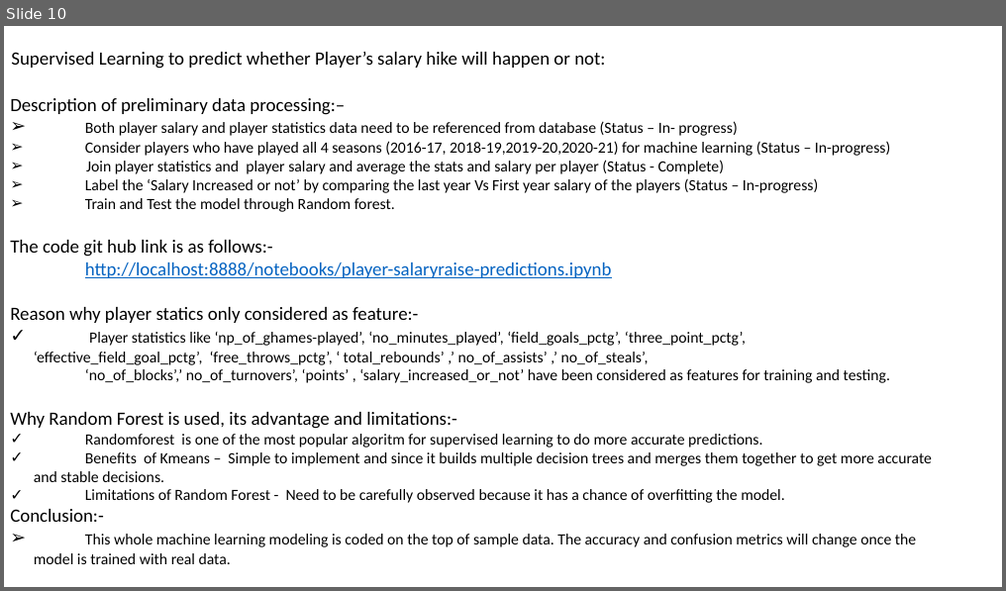
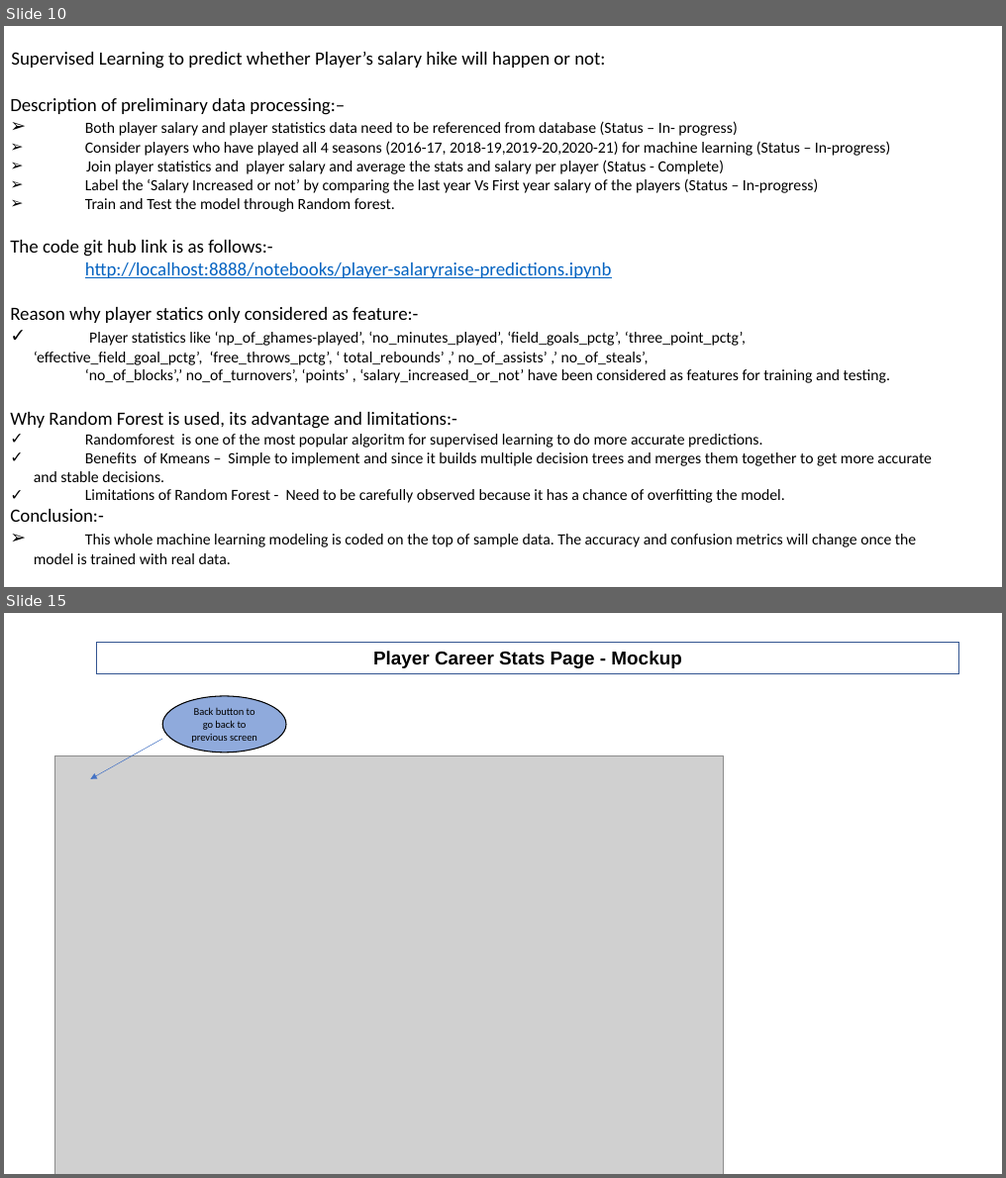
Before and after one commit to asitkumar26/nba-player-analytics, a slide deck: Presentation/NBA Player Analytics- Week 2 Deliverables.pptx. Shown one above the other, each under a label of ours: slide 10 before the commit, slides 10 and 15 after it; the slides between them are not shown. The pictures are 1006x591 and 1006x1178 pixels, drawn with LibreOffice and Linux fonts; fonts in the diff are those of the drawing; grey boxes stand for pictures. Boxes give left, top, right and bottom in pixels: in the first picture for what was removed or moved away, otherwise in the second. Text is boxed around its words. In the diff, an @@ line names an element or a change of style, - is before the commit and + after.

```diff
--- a/Presentation/NBA Player Analytics- Week 2 Deliverables.pptx
+++ b/Presentation/NBA Player Analytics- Week 2 Deliverables.pptx
@@ slide 15 added at bbox=[4, 613, 1002, 1174], background #FFFFFF @@
@@ rectangle added at bbox=[97, 642, 958, 673], outline #325491 1 pt, 18 pt, text #000000, bold @@
+Player Career Stats Page - Mockup
@@ ellipse added at bbox=[162, 696, 286, 753], fill #8FAADC, outline #000000 1 pt, 10 pt, text #000000 @@
+Back button to go back to previous screen
@@ picture added at bbox=[54, 756, 724, 1174] @@
@@ arrow added from (162, 739) to (91, 779), #4472C4 0.5 pt @@
```
Also in this commit, not shown: 4 other slides added.
